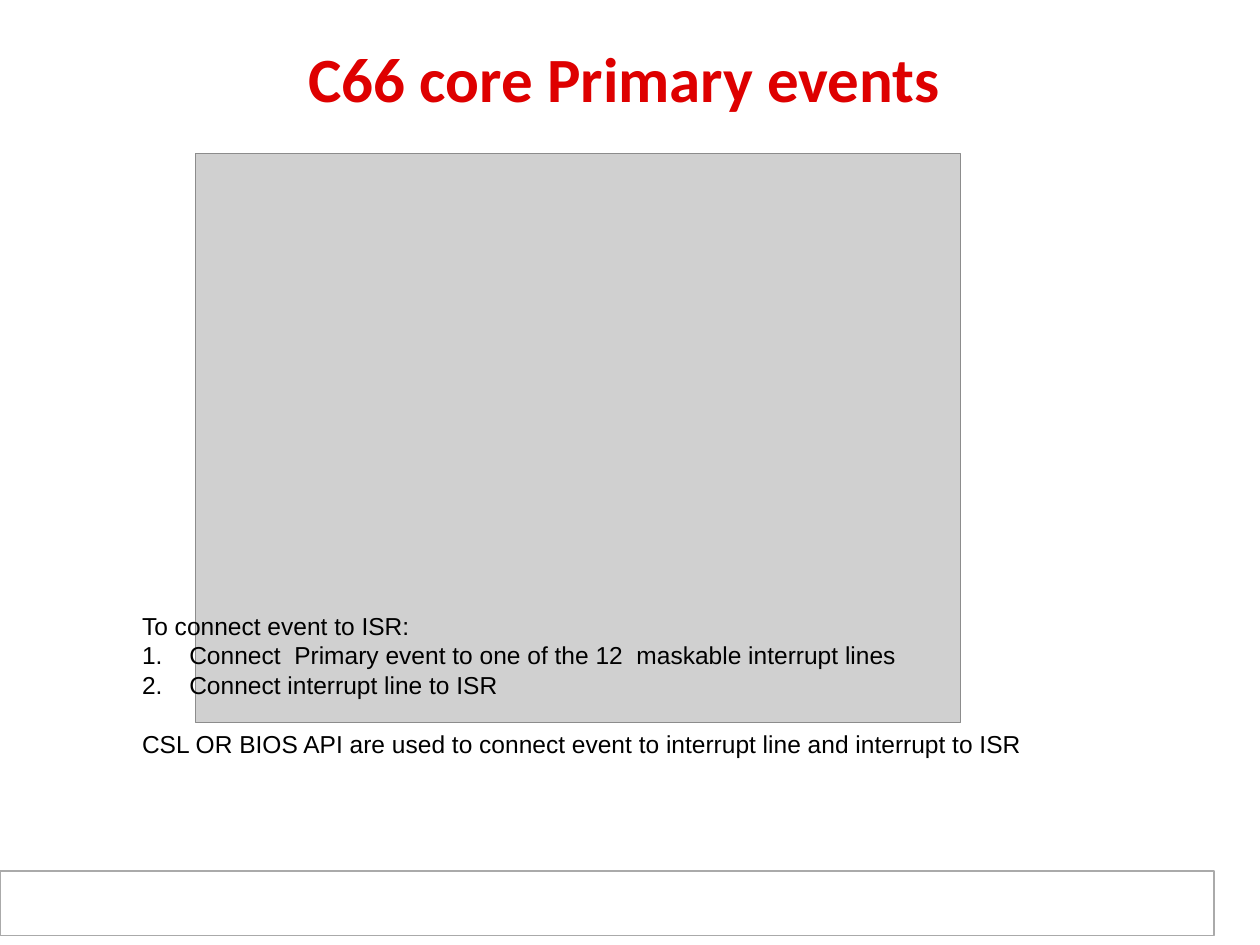
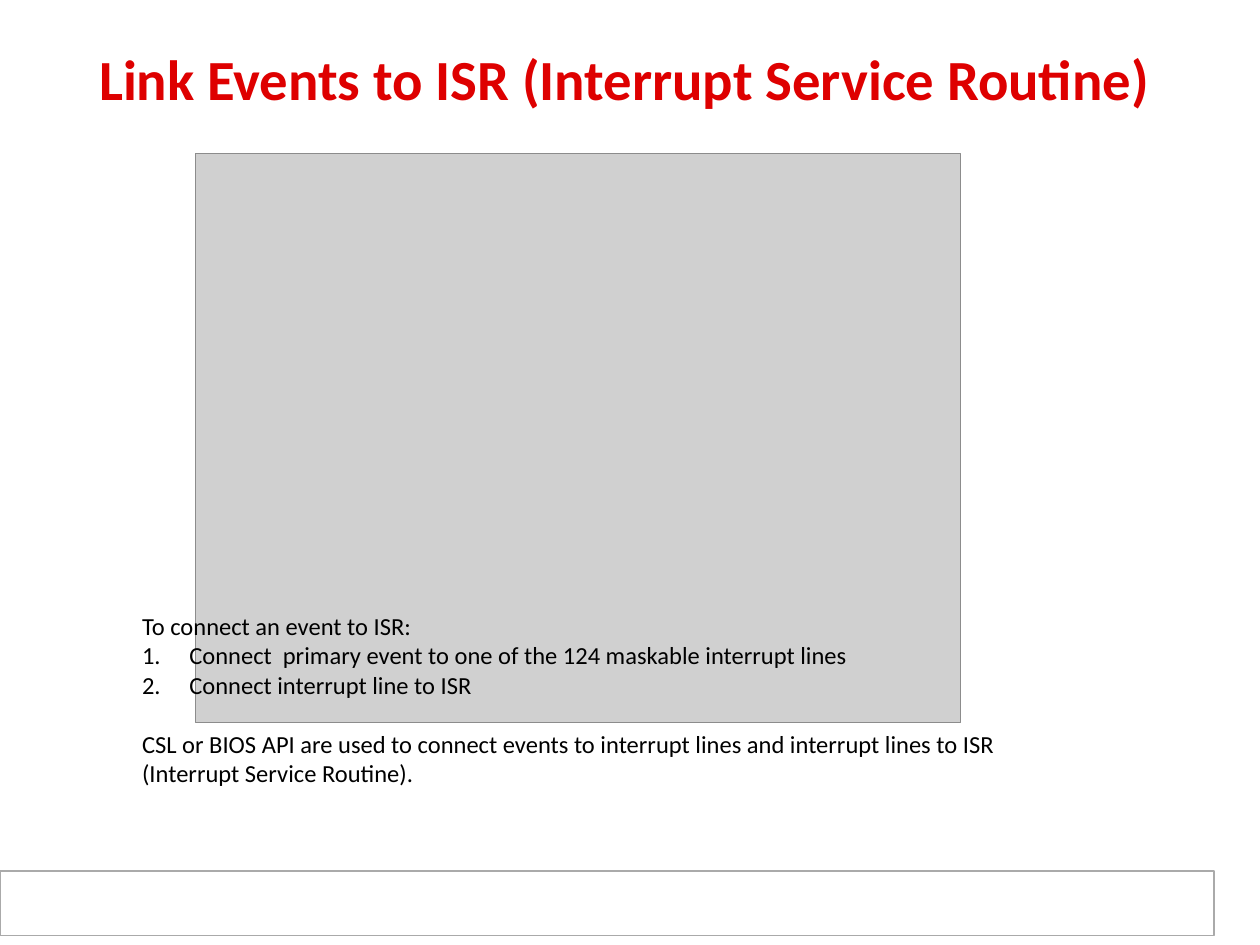
Before and after one commit to hari1989/keystone-workshop, a slide deck: slide 6 of slides/KeyStone_Interrupts.pptx (slide 5 before the commit). Drawn at 1260x945 pixels with LibreOffice and Linux fonts; fonts in the diff are those of the drawing; grey boxes stand for pictures; background and template pictures are left out. Boxes give left, top, right and bottom in pixels: in the first picture for what was removed or moved away, otherwise in the second. Text is boxed around its words. In the diff, an @@ line names an element or a change of style, - is before the commit and + after.

```diff
--- a/slides/KeyStone_Interrupts.pptx
+++ b/slides/KeyStone_Interrupts.pptx
@@ title at (99,58,1149,109): text changed; size 36 to 32.4 pt @@
-C66 core Primary events
+Link Events to ISR (Interrupt Service Routine)
@@ text at (142,615,846,670): text changed; font Arial to Calibri @@
-To connect event to ISR:
-1. Connect Primary event to one of the 12 maskable interrupt lines
+To connect an event to ISR:
+1. Connect primary event to one of the 124 maskable interrupt lines
@@ text at (189,674,472,700): font Arial to Calibri in "Connect interrupt line to ISR" @@
@@ text at (142,736,994,786): text changed; font Arial to Calibri @@
-CSL OR BIOS API are used to connect event to interrupt line and interrupt to ISR
+CSL or BIOS API are used to connect events to interrupt lines and interrupt lines to ISR (Interrupt Service Routine).
```
Also in this commit, not shown: 29 other slides changed, 7 slides added, 6 slides removed.
